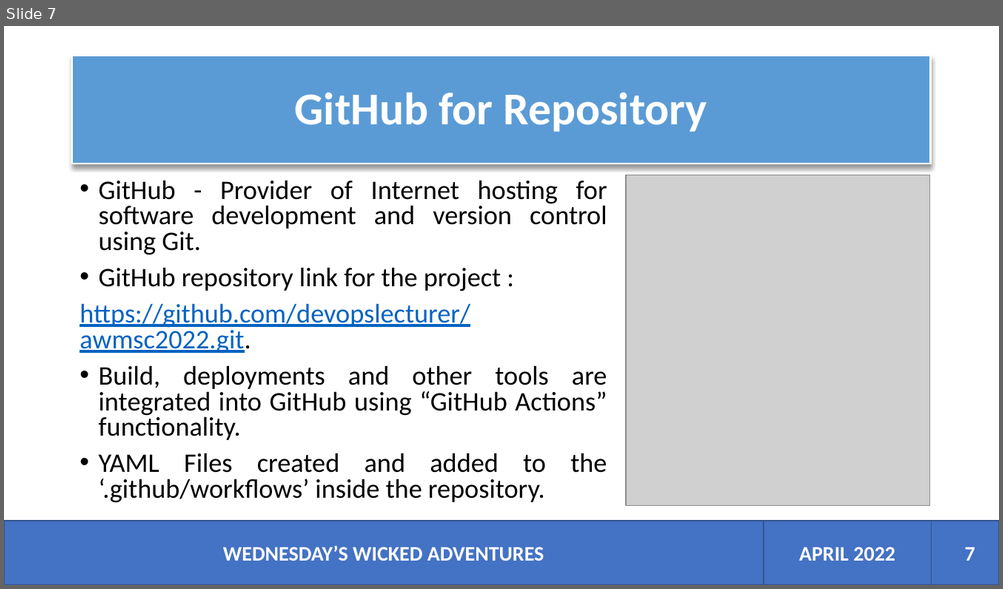
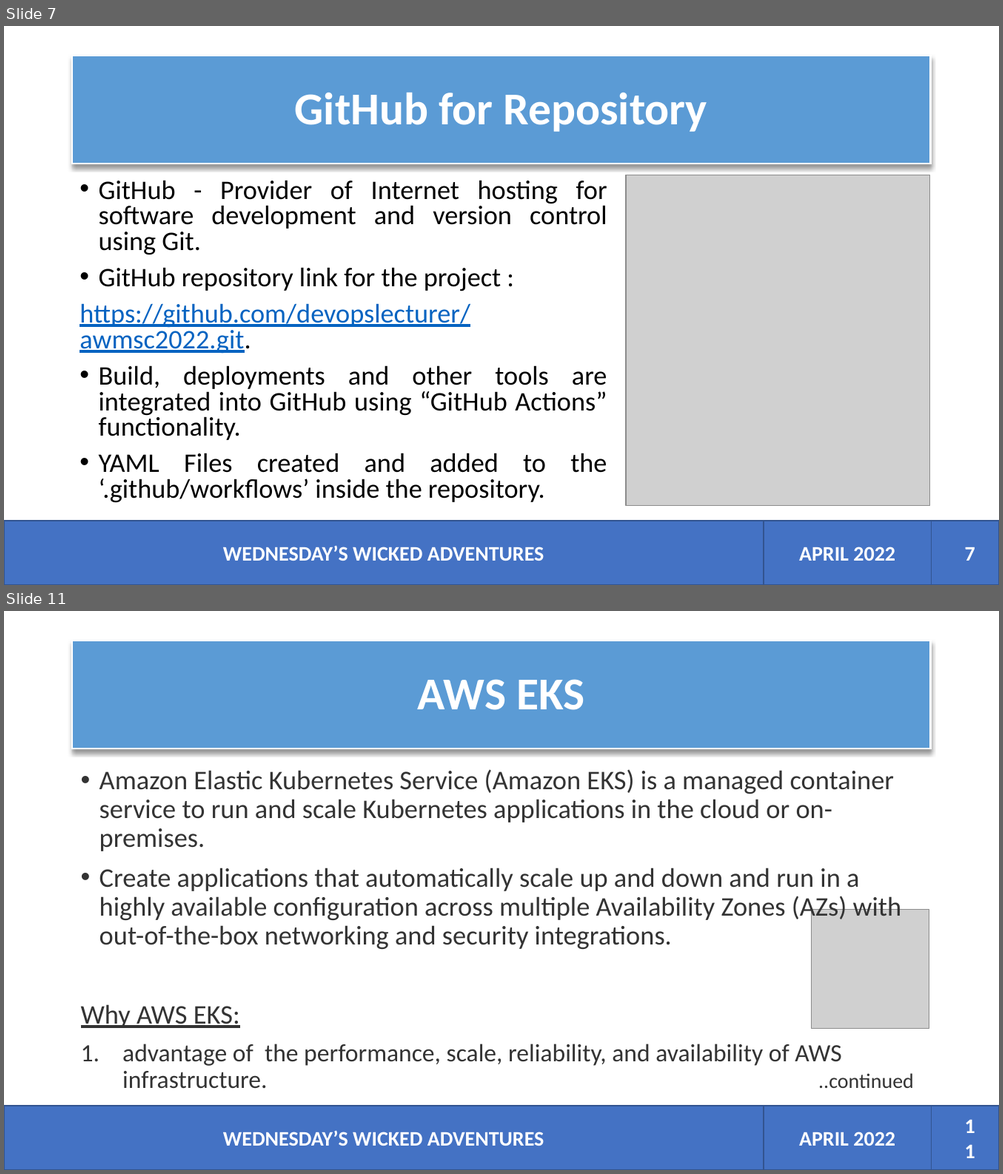
Before and after one commit to devopslecturer/awmsc2022, a slide deck: Wicked Adventures.pptx. Shown one above the other, each under a label of ours: slide 7 before the commit, slides 7 and 11 after it; the slides between them are not shown. The pictures are 1003x589 and 1003x1174 pixels, drawn with LibreOffice and Linux fonts; fonts in the diff are those of the drawing; grey boxes stand for pictures. Boxes give left, top, right and bottom in pixels: in the first picture for what was removed or moved away, otherwise in the second. Text is boxed around its words. In the diff, an @@ line names an element or a change of style, - is before the commit and + after.

```diff
--- a/Wicked Adventures.pptx
+++ b/Wicked Adventures.pptx
@@ slide 11 added at (x1=4, y1=611, x2=999, y2=1170), background #FFFFFF @@
@@ title added at (x1=73, y1=641, x2=930, y2=749), fill #5B9BD5, outline #FFFFFF 1.5 pt, 44 pt, text #FFFFFF, bold @@
+AWS EKS
@@ text added at (x1=81, y1=769, x2=913, y2=1089), 26 pt, text #333333 @@
+• Amazon Elastic Kubernetes Service (Amazon EKS) is a managed container service to run and scale Kubernetes applications in the cloud or on-premises.
+• Create applications that automatically scale up and down and run in a highly available configuration across multiple Availability Zones (AZs) with out-of-the-box networking and security integrations.
+Why AWS EKS:
+1. advantage of the performance, scale, reliability, and availability of AWS infrastructure. ..continued
@@ picture added at (x1=811, y1=909, x2=928, y2=1029) @@
@@ rectangle added at (x1=4, y1=1106, x2=763, y2=1170), fill #4472C4, outline #325491 1 pt, 20 pt, text #FFFFFF, bold @@
+WEDNESDAY’S WICKED ADVENTURES
@@ rectangle added at (x1=763, y1=1106, x2=931, y2=1170), fill #4472C4, outline #325491 1 pt, 20 pt, text #FFFFFF, bold @@
+APRIL 2022
@@ rectangle added at (x1=931, y1=1106, x2=999, y2=1170), fill #4472C4, outline #325491 1 pt @@
@@ page number added at (x1=948, y1=1124, x2=983, y2=1153), 20 pt, text #FFFFFF, bold @@
+11
```
Also in this commit, not shown: 1 slide changed, 3 other slides added, 8 other files.
